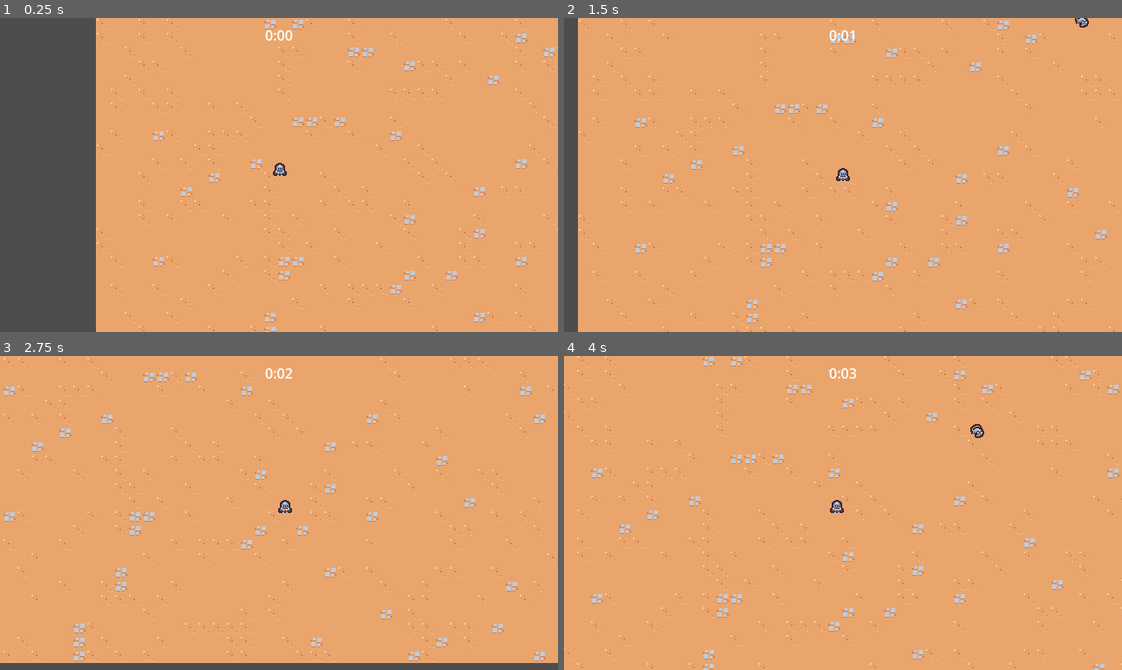
Above: before the commit, frames 1-4 (two rows, left to right).
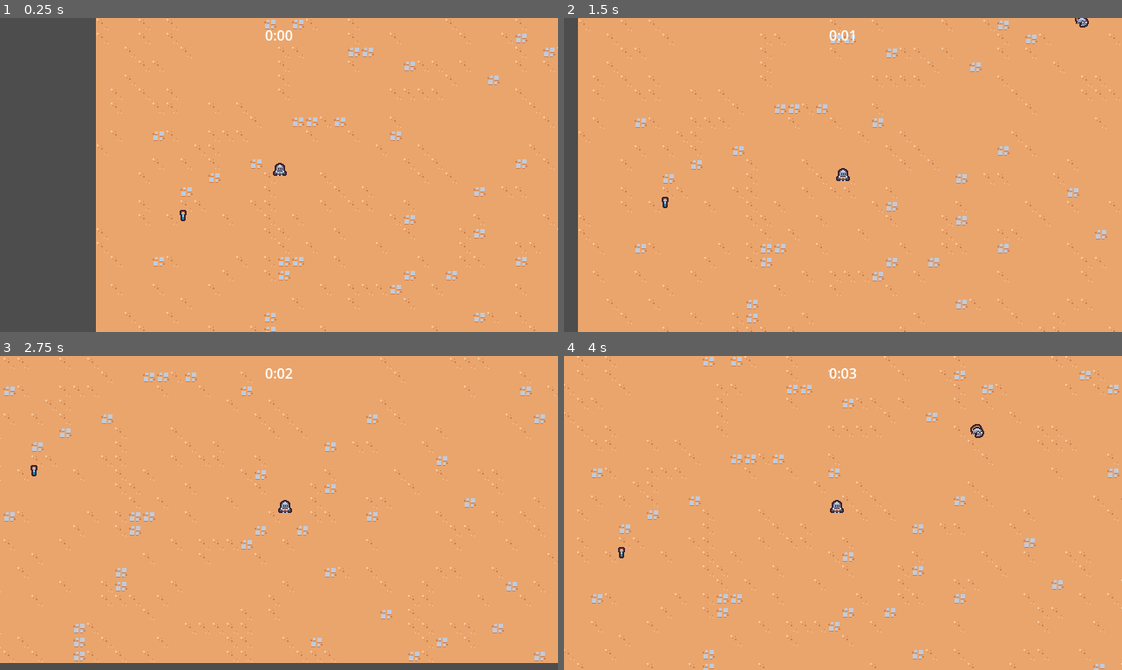
Above: after the commit, the same moments.

Repository: malefooo/godot-study
Game: Godot game, scene res://scenes/main/main.tscn
Two runs of this game, one before a commit and one after it. Both use one fixed random seed, a clock stepped at 60 frames per second and the inputs below.
Inputs:
- Up to frame 1 (0.25 s): no input
- Up to frame 2 (1.5 s): hold D (move_right) 0.53-1.28 s; hold S (move_down) from 1.28 s (still down)
- Up to frame 3 (2.75 s): release S (move_down) at 2.03 s; hold D (move_right) from 2.03 s (still down)
- Up to frame 4 (4 s): release D (move_right) at 2.78 s; hold W (move_up) 2.78-3.53 s; hold A (move _left) from 3.53 s (still down)

The runs differ from the first frame. In frame 1, less than 0.1% of the frame differs, in the area x 32-34%, y 61-65%; in frame 2, less than 0.1%; in frame 3, less than 0.1%; in frame 4, less than 0.1%.

Commit message:
第16节课

Diff:
--- a/project.godot
+++ b/project.godot
@@ -58,6 +58,7 @@
 2d_physics/layer_2="Player"
 2d_physics/layer_3="Enemy"
 2d_physics/layer_4="EnemyCollision"
+2d_physics/layer_5="PlayPickup"
 
 [rendering]
 
--- a/scenes/basic_enemy/basic_enemy.tscn
+++ b/scenes/game_object/basic_enemy/basic_enemy.tscn
@@ -1,7 +1,7 @@
 [gd_scene load_steps=5 format=3 uid="uid://bvqxqum35ssgl"]
 
-[ext_resource type="Script" path="res://scenes/basic_enemy/basic_enemy.gd" id="1_q5v7k"]
-[ext_resource type="Texture2D" uid="uid://djakl6e7rl2qy" path="res://scenes/basic_enemy/basic_enemy.png" id="2_c3qvj"]
+[ext_resource type="Script" path="res://scenes/game_object/basic_enemy/basic_enemy.gd" id="1_004uw"]
+[ext_resource type="Texture2D" uid="uid://djakl6e7rl2qy" path="res://scenes/game_object/basic_enemy/basic_enemy.png" id="2_75lw4"]
 
 [sub_resource type="CircleShape2D" id="CircleShape2D_v1fus"]
 radius = 12.0
@@ -13,7 +13,7 @@
 collision_layer = 8
 collision_mask = 9
 motion_mode = 1
-script = ExtResource("1_q5v7k")
+script = ExtResource("1_004uw")
 
 [node name="Area2D" type="Area2D" parent="."]
 collision_layer = 0
@@ -24,7 +24,7 @@
 shape = SubResource("CircleShape2D_v1fus")
 
 [node name="Sprite2D" type="Sprite2D" parent="."]
-texture = ExtResource("2_c3qvj")
+texture = ExtResource("2_75lw4")
 offset = Vector2(0, -4)
 
 [node name="CollisionShape2D" type="CollisionShape2D" parent="."]
--- /dev/null
+++ b/scenes/game_object/experience_ vial/experience_vial.gd
@@ -0,0 +1,9 @@
+extends Node2D
+
+
+# Called when the node enters the scene tree for the first time.
+func _ready():
+	$Area2D.area_entered.connect(on_area_entered)
+
+func on_area_entered(other_area: Area2D):
+	queue_free()
--- /dev/null
+++ b/scenes/game_object/experience_ vial/experience_vial.tscn
@@ -0,0 +1,20 @@
+[gd_scene load_steps=4 format=3 uid="uid://db2vfgj8b6oqn"]
+
+[ext_resource type="Script" path="res://scenes/game_object/experience_ vial/experience_vial.gd" id="1_cnxy3"]
+[ext_resource type="Texture2D" uid="uid://dhd8khc240ucd" path="res://scenes/game_object/experience_ vial/experience_vial.png" id="2_a1hs8"]
+
+[sub_resource type="CircleShape2D" id="CircleShape2D_en2uc"]
+radius = 16.0
+
+[node name="ExperienceVial" type="Node2D"]
+script = ExtResource("1_cnxy3")
+
+[node name="Area2D" type="Area2D" parent="."]
+collision_layer = 0
+collision_mask = 16
+
+[node name="CollisionShape2D" type="CollisionShape2D" parent="Area2D"]
+shape = SubResource("CircleShape2D_en2uc")
+
+[node name="Sprite2D" type="Sprite2D" parent="."]
+texture = ExtResource("2_a1hs8")
--- a/scenes/game_camera/game_camera.tscn
+++ b/scenes/game_object/game_camera/game_camera.tscn
@@ -1,6 +1,6 @@
 [gd_scene load_steps=2 format=3 uid="uid://b8da20uxd57fu"]
 
-[ext_resource type="Script" path="res://scenes/game_camera/game_camera.gd" id="1_15p8y"]
+[ext_resource type="Script" path="res://scenes/game_object/game_camera/game_camera.gd" id="1_15p8y"]
 
 [node name="GameCamera" type="Camera2D"]
 script = ExtResource("1_15p8y")
--- a/scenes/player/player.tscn
+++ b/scenes/game_object/player/player.tscn
@@ -1,7 +1,10 @@
-[gd_scene load_steps=4 format=3 uid="uid://bn5vkglt26bnv"]
+[gd_scene load_steps=5 format=3 uid="uid://bn5vkglt26bnv"]
 
 [ext_resource type="PackedScene" uid="uid://dubxwlhti55n6" path="res://scenes/ability/sword_ability_controller/sword_ability_controller.tscn" id="1_1a1v4"]
-[ext_resource type="Texture2D" uid="uid://lnayxedk2ipu" path="res://scenes/player/player.png" id="1_42q0l"]
+[ext_resource type="Texture2D" uid="uid://lnayxedk2ipu" path="res://scenes/game_object/player/player.png" id="1_42q0l"]
+
+[sub_resource type="CircleShape2D" id="CircleShape2D_8etxl"]
+radius = 32.0
 
 [sub_resource type="CircleShape2D" id="CircleShape2D_vqn3w"]
 radius = 5.0
@@ -16,6 +19,14 @@
 
 [node name="sword_ab" parent="AbilityManager" instance=ExtResource("1_1a1v4")]
 
+[node name="Area2D" type="Area2D" parent="."]
+collision_layer = 16
+collision_mask = 0
+
+[node name="CollisionShape2D" type="CollisionShape2D" parent="Area2D"]
+position = Vector2(0, -5)
+shape = SubResource("CircleShape2D_8etxl")
+
 [node name="Sprite2D" type="Sprite2D" parent="."]
 texture = ExtResource("1_42q0l")
 offset = Vector2(0, -8)
--- a/scenes/main/main.tscn
+++ b/scenes/main/main.tscn
@@ -1,23 +1,20 @@
-[gd_scene load_steps=10 format=3 uid="uid://b6crlam7f31nc"]
+[gd_scene load_steps=9 format=3 uid="uid://b6crlam7f31nc"]
 
-[ext_resource type="PackedScene" uid="uid://bn5vkglt26bnv" path="res://scenes/player/player.tscn" id="1_2jsuo"]
-[ext_resource type="PackedScene" uid="uid://b8da20uxd57fu" path="res://scenes/game_camera/game_camera.tscn" id="1_3l53h"]
+[ext_resource type="PackedScene" uid="uid://bn5vkglt26bnv" path="res://scenes/game_object/player/player.tscn" id="1_2jsuo"]
+[ext_resource type="PackedScene" uid="uid://b8da20uxd57fu" path="res://scenes/game_object/game_camera/game_camera.tscn" id="1_3l53h"]
 [ext_resource type="PackedScene" uid="uid://ddscary0my6eu" path="res://scenes/manager/enemy_manager.tscn" id="1_e7i5a"]
 [ext_resource type="PackedScene" uid="uid://cc06tyjov3n68" path="res://scenes/ui/arena_time_ui.tscn" id="1_s7gb5"]
 [ext_resource type="PackedScene" uid="uid://dtet5ya72b60m" path="res://scenes/manager/arena_time_manager.tscn" id="2_30gvt"]
-[ext_resource type="Script" path="res://scenes/player/player.gd" id="2_crr83"]
-[ext_resource type="Script" path="res://scenes/ui/arena_time_ui.gd" id="2_lm3bh"]
+[ext_resource type="Script" path="res://scenes/game_object/player/player.gd" id="2_crr83"]
 [ext_resource type="TileSet" uid="uid://babc8xkuyq3wl" path="res://resources/tileset.tres" id="3_6cicg"]
-[ext_resource type="Script" path="res://scenes/manager/arena_time_manager.gd" id="4_pvewh"]
+[ext_resource type="PackedScene" uid="uid://db2vfgj8b6oqn" path="res://scenes/game_object/experience_ vial/experience_vial.tscn" id="8_kxddc"]
 
 [node name="Main" type="Node"]
 
 [node name="ArenaTimeUI" parent="." node_paths=PackedStringArray("arene_time_manager") instance=ExtResource("1_s7gb5")]
-script = ExtResource("2_lm3bh")
 arene_time_manager = NodePath("../AreanaTimeManager")
 
 [node name="AreanaTimeManager" parent="." instance=ExtResource("2_30gvt")]
-script = ExtResource("4_pvewh")
 
 [node name="EnemyManager" parent="." instance=ExtResource("1_e7i5a")]
 
@@ -31,3 +28,6 @@
 [node name="Player" parent="." instance=ExtResource("1_2jsuo")]
 position = Vector2(131, 102)
 script = ExtResource("2_crr83")
+
+[node name="ExperienceVial" parent="." instance=ExtResource("8_kxddc")]
+position = Vector2(20, 147)
--- a/scenes/manager/enemy_manager.tscn
+++ b/scenes/manager/enemy_manager.tscn
@@ -1,7 +1,7 @@
 [gd_scene load_steps=3 format=3 uid="uid://ddscary0my6eu"]
 
 [ext_resource type="Script" path="res://scenes/manager/enemy_manager.gd" id="1_w1wcl"]
-[ext_resource type="PackedScene" uid="uid://bvqxqum35ssgl" path="res://scenes/basic_enemy/basic_enemy.tscn" id="2_86xnv"]
+[ext_resource type="PackedScene" uid="uid://bvqxqum35ssgl" path="res://scenes/game_object/basic_enemy/basic_enemy.tscn" id="2_86xnv"]
 
 [node name="EnemyManager" type="Node"]
 script = ExtResource("1_w1wcl")
Renamed: scenes/basic_enemy/basic_enemy.gd -> scenes/game_object/basic_enemy/basic_enemy.gd
Renamed: scenes/basic_enemy/basic_enemy.png -> scenes/game_object/basic_enemy/basic_enemy.png
Not shown, added: scenes/game_object/basic_enemy/basic_enemy.png.import
Binary file added: scenes/game_object/experience_ vial/experience_vial.png
Not shown, changed: scenes/game_object/experience_ vial/experience_vial.png.import
Renamed: scenes/game_camera/game_camera.gd -> scenes/game_object/game_camera/game_camera.gd
Renamed: scenes/player/player.gd -> scenes/game_object/player/player.gd
Renamed: scenes/player/player.png -> scenes/game_object/player/player.png
Not shown, changed: scenes/game_object/player/player.png.import
